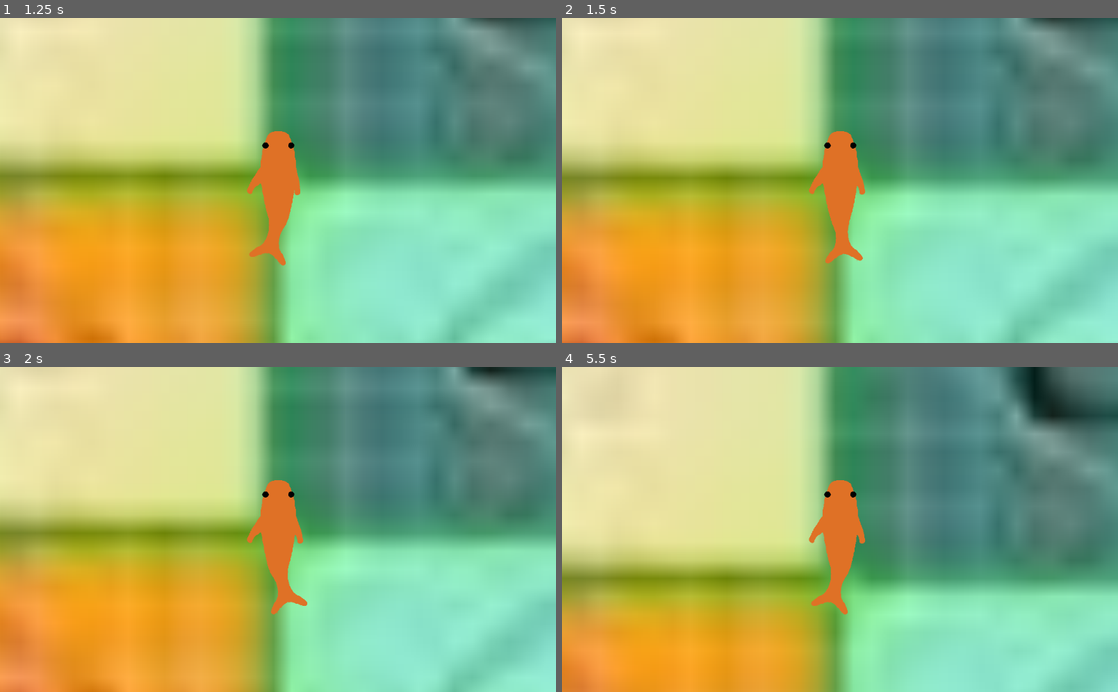
Above: before the commit, frames 1-4 (two rows, left to right).
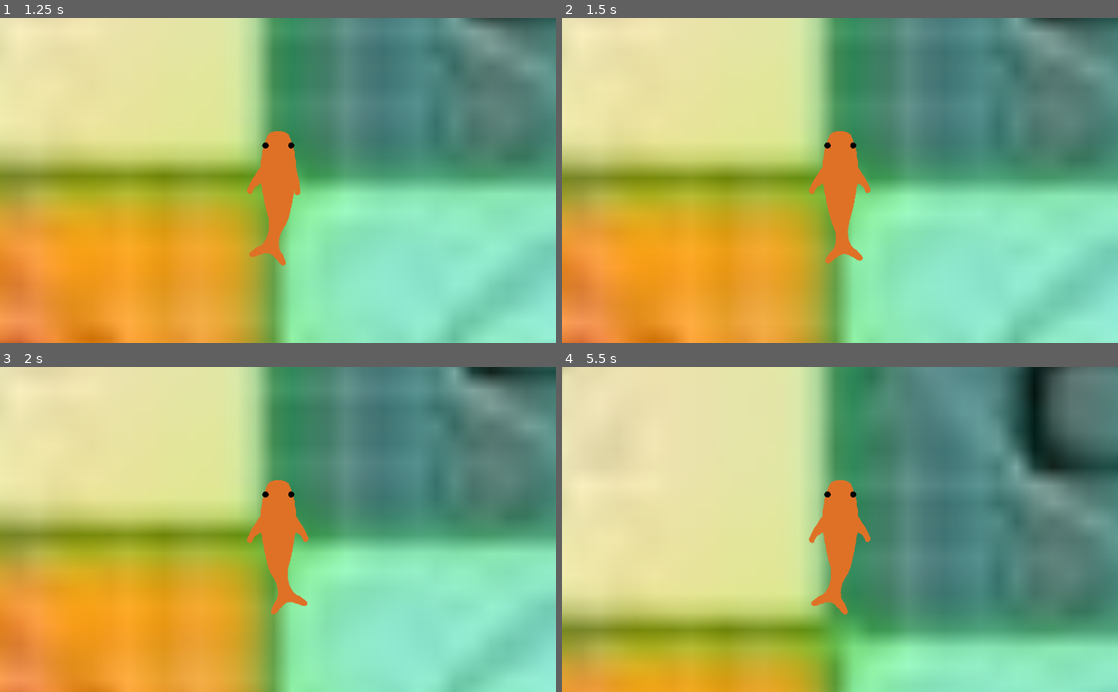
Above: after the commit, the same moments.

Repository: JordanLevy/LudumDare51
Game: Godot game, scene res://Scenes/Main.tscn
The game is run twice, just before and just after one commit, with the same random seed, the same clock (stepped at 60 frames per second) and the same inputs.
Inputs:
- Up to frame 1 (1.25 s): tap Enter at 0.5 s; hold W from 0.53 s (still down); tap Q at 0.6 s
- Up to frame 2 (1.5 s): tap Space at 1.25 s; release W at 1.28 s; tap O at 1.35 s
- Up to frame 3 (2 s): no input
- Up to frame 4 (5.5 s): hold W 2.03-3.53 s; tap one key every 0.75 s from 2.1 s: P Q O P Q

Frame 1 is identical in both runs. In frame 2, less than 0.1% of the frame differs, in the area x 53-56%, y 46-55%; in frame 3, less than 0.1%; in frame 4, 36%, in the area x 0-100%, y 0-100%.

Commit message:
3 AnimationPlayers > 1 AnimationTree

Diff:
--- a/Game/Scenes/FishMotion.gd
+++ b/Game/Scenes/FishMotion.gd
@@ -1,6 +1,8 @@
 extends RigidBody2D
 
-export(NodePath) onready var animation_player = get_node(animation_player) as AnimationPlayer
+export(NodePath) onready var anim_tail = get_node(anim_tail) as AnimationPlayer
+export(NodePath) onready var anim_lf = get_node(anim_lf) as AnimationPlayer
+export(NodePath) onready var anim_rf = get_node(anim_rf) as AnimationPlayer
 
 var controls_list : Array = [KEY_Q, KEY_W, KEY_O, KEY_P]
 var lf_key #left flipper
@@ -44,21 +46,21 @@
 
 func use_flipper(side):
 	if side == -1:
-		animation_player.play("FlipperLeft")
+		anim_lf.play("FlipperLeft")
 	elif side == 1:
-		animation_player.play("FlipperRight")
+		anim_rf.play("FlipperRight")
 
 func release_flipper(side):
 	if side == -1:
-		animation_player.play("FlipperLeftRelease")
+		anim_lf.play("FlipperLeftRelease")
 	elif side == 1:
-		animation_player.play("FlipperRightRelease")
+		anim_rf.play("FlipperRightRelease")
 
 func thrust(side):
 	if side == -1:
-		animation_player.play("TailLeft")
+		anim_tail.play("TailLeft")
 	elif side == 1:
-		animation_player.play("TailRight")
+		anim_tail.play("TailRight")
 	tail_side = side;
 	apply_impulse(Vector2.ZERO, -transform.y * 10)
 
@@ -88,10 +90,10 @@
 			release_flipper(1)
 			rf_down = false
 		if event.scancode == lt_key:
-			if rt_down:
+			if rt_down and tail_side == -1:
 				thrust(1)
 			lt_down = false
 		if event.scancode == rt_key:
-			if lt_down:
+			if lt_down and tail_side == 1:
 				thrust(-1)
 			rt_down = false
--- a/Game/Scenes/Main.tscn
+++ b/Game/Scenes/Main.tscn
@@ -376,6 +376,742 @@
 "values": [ 15.0, -15.0 ]
 }
 
+[sub_resource type="Animation" id=10]
+resource_name = "FlipperLeft"
+length = 0.2
+tracks/0/type = "value"
+tracks/0/path = NodePath("Torso/LFlipper:position")
+tracks/0/interp = 1
+tracks/0/loop_wrap = true
+tracks/0/imported = false
+tracks/0/enabled = true
+tracks/0/keys = {
+"times": PoolRealArray( 0, 0.2 ),
+"transitions": PoolRealArray( 1, 1 ),
+"update": 0,
+"values": [ Vector2( -100, 0 ), Vector2( -73, 0 ) ]
+}
+tracks/1/type = "value"
+tracks/1/path = NodePath("Torso/LFlipper:rotation_degrees")
+tracks/1/interp = 1
+tracks/1/loop_wrap = true
+tracks/1/imported = false
+tracks/1/enabled = true
+tracks/1/keys = {
+"times": PoolRealArray( 0, 0.2 ),
+"transitions": PoolRealArray( 1, 1 ),
+"update": 0,
+"values": [ 0.0, -20.0 ]
+}
+
+[sub_resource type="Animation" id=11]
+resource_name = "FlipperLeftRelease"
+length = 0.2
+tracks/0/type = "value"
+tracks/0/path = NodePath("Torso/LFlipper:position")
+tracks/0/interp = 1
+tracks/0/loop_wrap = true
+tracks/0/imported = false
+tracks/0/enabled = true
+tracks/0/keys = {
+"times": PoolRealArray( 0, 0.2 ),
+"transitions": PoolRealArray( 1, 1 ),
+"update": 0,
+"values": [ Vector2( -73, 0 ), Vector2( -100, 0 ) ]
+}
+tracks/1/type = "value"
+tracks/1/path = NodePath("Torso/LFlipper:rotation_degrees")
+tracks/1/interp = 1
+tracks/1/loop_wrap = true
+tracks/1/imported = false
+tracks/1/enabled = true
+tracks/1/keys = {
+"times": PoolRealArray( 0, 0.2 ),
+"transitions": PoolRealArray( 1, 1 ),
+"update": 0,
+"values": [ -20.0, 0.0 ]
+}
+
+[sub_resource type="Animation" id=12]
+resource_name = "FlipperRight"
+length = 0.2
+tracks/0/type = "value"
+tracks/0/path = NodePath("Torso/RFlipper:position")
+tracks/0/interp = 1
+tracks/0/loop_wrap = true
+tracks/0/imported = false
+tracks/0/enabled = true
+tracks/0/keys = {
+"times": PoolRealArray( 0, 0.2 ),
+"transitions": PoolRealArray( 1, 1 ),
+"update": 0,
+"values": [ Vector2( 105, 0 ), Vector2( 80, 0 ) ]
+}
+tracks/1/type = "value"
+tracks/1/path = NodePath("Torso/RFlipper:rotation_degrees")
+tracks/1/interp = 1
+tracks/1/loop_wrap = true
+tracks/1/imported = false
+tracks/1/enabled = true
+tracks/1/keys = {
+"times": PoolRealArray( 0, 0.2 ),
+"transitions": PoolRealArray( 1, 1 ),
+"update": 0,
+"values": [ 0.0, 20.0 ]
+}
+
+[sub_resource type="Animation" id=13]
+resource_name = "FlipperRightRelease"
+length = 0.2
+tracks/0/type = "value"
+tracks/0/path = NodePath("Torso/RFlipper:position")
+tracks/0/interp = 1
+tracks/0/loop_wrap = true
+tracks/0/imported = false
+tracks/0/enabled = true
+tracks/0/keys = {
+"times": PoolRealArray( 0, 0.2 ),
+"transitions": PoolRealArray( 1, 1 ),
+"update": 0,
+"values": [ Vector2( 80, 0 ), Vector2( 105, 0 ) ]
+}
+tracks/1/type = "value"
+tracks/1/path = NodePath("Torso/RFlipper:rotation_degrees")
+tracks/1/interp = 1
+tracks/1/loop_wrap = true
+tracks/1/imported = false
+tracks/1/enabled = true
+tracks/1/keys = {
+"times": PoolRealArray( 0, 0.2 ),
+"transitions": PoolRealArray( 1, 1 ),
+"update": 0,
+"values": [ 20.0, 0.0 ]
+}
+
+[sub_resource type="Animation" id=14]
+resource_name = "Idle"
+length = 0.2
+step = 0.8
+tracks/0/type = "value"
+tracks/0/path = NodePath("Torso/RFlipper:position")
+tracks/0/interp = 1
+tracks/0/loop_wrap = true
+tracks/0/imported = false
+tracks/0/enabled = true
+tracks/0/keys = {
+"times": PoolRealArray( 0 ),
+"transitions": PoolRealArray( 1 ),
+"update": 0,
+"values": [ Vector2( 105, 0 ) ]
+}
+tracks/1/type = "value"
+tracks/1/path = NodePath("Torso/RFlipper:rotation_degrees")
+tracks/1/interp = 1
+tracks/1/loop_wrap = true
+tracks/1/imported = false
+tracks/1/enabled = true
+tracks/1/keys = {
+"times": PoolRealArray( 0 ),
+"transitions": PoolRealArray( 1 ),
+"update": 0,
+"values": [ 0.0 ]
+}
+tracks/2/type = "value"
+tracks/2/path = NodePath("Torso/LFlipper:position")
+tracks/2/interp = 1
+tracks/2/loop_wrap = true
+tracks/2/imported = false
+tracks/2/enabled = true
+tracks/2/keys = {
+"times": PoolRealArray( 0 ),
+"transitions": PoolRealArray( 1 ),
+"update": 0,
+"values": [ Vector2( -100, 0 ) ]
+}
+tracks/3/type = "value"
+tracks/3/path = NodePath("Torso/LFlipper:rotation_degrees")
+tracks/3/interp = 1
+tracks/3/loop_wrap = true
+tracks/3/imported = false
+tracks/3/enabled = true
+tracks/3/keys = {
+"times": PoolRealArray( 0 ),
+"transitions": PoolRealArray( 1 ),
+"update": 0,
+"values": [ 0.0 ]
+}
+tracks/4/type = "value"
+tracks/4/path = NodePath("Torso/Tail:position")
+tracks/4/interp = 1
+tracks/4/loop_wrap = true
+tracks/4/imported = false
+tracks/4/enabled = true
+tracks/4/keys = {
+"times": PoolRealArray( 0 ),
+"transitions": PoolRealArray( 1 ),
+"update": 0,
+"values": [ Vector2( -20, 290 ) ]
+}
+tracks/5/type = "value"
+tracks/5/path = NodePath("Torso/Tail:rotation_degrees")
+tracks/5/interp = 1
+tracks/5/loop_wrap = true
+tracks/5/imported = false
+tracks/5/enabled = true
+tracks/5/keys = {
+"times": PoolRealArray( 0 ),
+"transitions": PoolRealArray( 1 ),
+"update": 0,
+"values": [ 15.0 ]
+}
+tracks/6/type = "value"
+tracks/6/path = NodePath("Torso:position")
+tracks/6/interp = 1
+tracks/6/loop_wrap = true
+tracks/6/imported = false
+tracks/6/enabled = true
+tracks/6/keys = {
+"times": PoolRealArray( 0 ),
+"transitions": PoolRealArray( 1 ),
+"update": 0,
+"values": [ Vector2( 0, 0 ) ]
+}
+tracks/7/type = "value"
+tracks/7/path = NodePath("Torso:rotation_degrees")
+tracks/7/interp = 1
+tracks/7/loop_wrap = true
+tracks/7/imported = false
+tracks/7/enabled = true
+tracks/7/keys = {
+"times": PoolRealArray( 0 ),
+"transitions": PoolRealArray( 1 ),
+"update": 0,
+"values": [ 0.0 ]
+}
+
+[sub_resource type="Animation" id=15]
+length = 0.001
+tracks/0/type = "value"
+tracks/0/path = NodePath("Torso/RFlipper:position")
+tracks/0/interp = 1
+tracks/0/loop_wrap = true
+tracks/0/imported = false
+tracks/0/enabled = true
+tracks/0/keys = {
+"times": PoolRealArray( 0 ),
+"transitions": PoolRealArray( 1 ),
+"update": 0,
+"values": [ Vector2( 105, 0 ) ]
+}
+tracks/1/type = "value"
+tracks/1/path = NodePath("Torso/RFlipper:rotation_degrees")
+tracks/1/interp = 1
+tracks/1/loop_wrap = true
+tracks/1/imported = false
+tracks/1/enabled = true
+tracks/1/keys = {
+"times": PoolRealArray( 0 ),
+"transitions": PoolRealArray( 1 ),
+"update": 0,
+"values": [ 0.0 ]
+}
+tracks/2/type = "value"
+tracks/2/path = NodePath("Torso/LFlipper:position")
+tracks/2/interp = 1
+tracks/2/loop_wrap = true
+tracks/2/imported = false
+tracks/2/enabled = true
+tracks/2/keys = {
+"times": PoolRealArray( 0 ),
+"transitions": PoolRealArray( 1 ),
+"update": 0,
+"values": [ Vector2( -100, 0 ) ]
+}
+tracks/3/type = "value"
+tracks/3/path = NodePath("Torso/LFlipper:rotation_degrees")
+tracks/3/interp = 1
+tracks/3/loop_wrap = true
+tracks/3/imported = false
+tracks/3/enabled = true
+tracks/3/keys = {
+"times": PoolRealArray( 0 ),
+"transitions": PoolRealArray( 1 ),
+"update": 0,
+"values": [ 0.0 ]
+}
+tracks/4/type = "value"
+tracks/4/path = NodePath("Torso/Tail:position")
+tracks/4/interp = 1
+tracks/4/loop_wrap = true
+tracks/4/imported = false
+tracks/4/enabled = true
+tracks/4/keys = {
+"times": PoolRealArray( 0 ),
+"transitions": PoolRealArray( 1 ),
+"update": 0,
+"values": [ Vector2( 0, 290 ) ]
+}
+tracks/5/type = "value"
+tracks/5/path = NodePath("Torso/Tail:rotation_degrees")
+tracks/5/interp = 1
+tracks/5/loop_wrap = true
+tracks/5/imported = false
+tracks/5/enabled = true
+tracks/5/keys = {
+"times": PoolRealArray( 0 ),
+"transitions": PoolRealArray( 1 ),
+"update": 0,
+"values": [ 0.0 ]
+}
+tracks/6/type = "value"
+tracks/6/path = NodePath("Torso:position")
+tracks/6/interp = 1
+tracks/6/loop_wrap = true
+tracks/6/imported = false
+tracks/6/enabled = true
+tracks/6/keys = {
+"times": PoolRealArray( 0 ),
+"transitions": PoolRealArray( 1 ),
+"update": 0,
+"values": [ Vector2( 474, 255 ) ]
+}
+tracks/7/type = "value"
+tracks/7/path = NodePath("Torso:rotation_degrees")
+tracks/7/interp = 1
+tracks/7/loop_wrap = true
+tracks/7/imported = false
+tracks/7/enabled = true
+tracks/7/keys = {
+"times": PoolRealArray( 0 ),
+"transitions": PoolRealArray( 1 ),
+"update": 0,
+"values": [ 0.0 ]
+}
+
+[sub_resource type="Animation" id=16]
+resource_name = "TailLeft"
+length = 0.2
+tracks/0/type = "value"
+tracks/0/path = NodePath("Torso/Tail:position")
+tracks/0/interp = 1
+tracks/0/loop_wrap = true
+tracks/0/imported = false
+tracks/0/enabled = true
+tracks/0/keys = {
+"times": PoolRealArray( 0, 0.2 ),
+"transitions": PoolRealArray( 1, 1 ),
+"update": 0,
+"values": [ Vector2( 23, 290 ), Vector2( -20, 290 ) ]
+}
+tracks/1/type = "value"
+tracks/1/path = NodePath("Torso/Tail:rotation_degrees")
+tracks/1/interp = 1
+tracks/1/loop_wrap = true
+tracks/1/imported = false
+tracks/1/enabled = true
+tracks/1/keys = {
+"times": PoolRealArray( 0, 0.2 ),
+"transitions": PoolRealArray( 1, 1 ),
+"update": 0,
+"values": [ -15.0, 15.0 ]
+}
+
+[sub_resource type="Animation" id=17]
+resource_name = "TailRight"
+length = 0.2
+tracks/0/type = "value"
+tracks/0/path = NodePath("Torso/Tail:position")
+tracks/0/interp = 1
+tracks/0/loop_wrap = true
+tracks/0/imported = false
+tracks/0/enabled = true
+tracks/0/keys = {
+"times": PoolRealArray( 0, 0.2 ),
+"transitions": PoolRealArray( 1, 1 ),
+"update": 0,
+"values": [ Vector2( -20, 290 ), Vector2( 23, 290 ) ]
+}
+tracks/1/type = "value"
+tracks/1/path = NodePath("Torso/Tail:rotation_degrees")
+tracks/1/interp = 1
+tracks/1/loop_wrap = true
+tracks/1/imported = false
+tracks/1/enabled = true
+tracks/1/keys = {
+"times": PoolRealArray( 0, 0.2 ),
+"transitions": PoolRealArray( 1, 1 ),
+"update": 0,
+"values": [ 15.0, -15.0 ]
+}
+
+[sub_resource type="Animation" id=18]
+resource_name = "FlipperLeft"
+length = 0.2
+tracks/0/type = "value"
+tracks/0/path = NodePath("Torso/LFlipper:position")
+tracks/0/interp = 1
+tracks/0/loop_wrap = true
+tracks/0/imported = false
+tracks/0/enabled = true
+tracks/0/keys = {
+"times": PoolRealArray( 0, 0.2 ),
+"transitions": PoolRealArray( 1, 1 ),
+"update": 0,
+"values": [ Vector2( -100, 0 ), Vector2( -73, 0 ) ]
+}
+tracks/1/type = "value"
+tracks/1/path = NodePath("Torso/LFlipper:rotation_degrees")
+tracks/1/interp = 1
+tracks/1/loop_wrap = true
+tracks/1/imported = false
+tracks/1/enabled = true
+tracks/1/keys = {
+"times": PoolRealArray( 0, 0.2 ),
+"transitions": PoolRealArray( 1, 1 ),
+"update": 0,
+"values": [ 0.0, -20.0 ]
+}
+
+[sub_resource type="Animation" id=19]
+resource_name = "FlipperLeftRelease"
+length = 0.2
+tracks/0/type = "value"
+tracks/0/path = NodePath("Torso/LFlipper:position")
+tracks/0/interp = 1
+tracks/0/loop_wrap = true
+tracks/0/imported = false
+tracks/0/enabled = true
+tracks/0/keys = {
+"times": PoolRealArray( 0, 0.2 ),
+"transitions": PoolRealArray( 1, 1 ),
+"update": 0,
+"values": [ Vector2( -73, 0 ), Vector2( -100, 0 ) ]
+}
+tracks/1/type = "value"
+tracks/1/path = NodePath("Torso/LFlipper:rotation_degrees")
+tracks/1/interp = 1
+tracks/1/loop_wrap = true
+tracks/1/imported = false
+tracks/1/enabled = true
+tracks/1/keys = {
+"times": PoolRealArray( 0, 0.2 ),
+"transitions": PoolRealArray( 1, 1 ),
+"update": 0,
+"values": [ -20.0, 0.0 ]
+}
+
+[sub_resource type="Animation" id=20]
+resource_name = "FlipperRight"
+length = 0.2
+tracks/0/type = "value"
+tracks/0/path = NodePath("Torso/RFlipper:position")
+tracks/0/interp = 1
+tracks/0/loop_wrap = true
+tracks/0/imported = false
+tracks/0/enabled = true
+tracks/0/keys = {
+"times": PoolRealArray( 0, 0.2 ),
+"transitions": PoolRealArray( 1, 1 ),
+"update": 0,
+"values": [ Vector2( 105, 0 ), Vector2( 80, 0 ) ]
+}
+tracks/1/type = "value"
+tracks/1/path = NodePath("Torso/RFlipper:rotation_degrees")
+tracks/1/interp = 1
+tracks/1/loop_wrap = true
+tracks/1/imported = false
+tracks/1/enabled = true
+tracks/1/keys = {
+"times": PoolRealArray( 0, 0.2 ),
+"transitions": PoolRealArray( 1, 1 ),
+"update": 0,
+"values": [ 0.0, 20.0 ]
+}
+
+[sub_resource type="Animation" id=21]
+resource_name = "FlipperRightRelease"
+length = 0.2
+tracks/0/type = "value"
+tracks/0/path = NodePath("Torso/RFlipper:position")
+tracks/0/interp = 1
+tracks/0/loop_wrap = true
+tracks/0/imported = false
+tracks/0/enabled = true
+tracks/0/keys = {
+"times": PoolRealArray( 0, 0.2 ),
+"transitions": PoolRealArray( 1, 1 ),
+"update": 0,
+"values": [ Vector2( 80, 0 ), Vector2( 105, 0 ) ]
+}
+tracks/1/type = "value"
+tracks/1/path = NodePath("Torso/RFlipper:rotation_degrees")
+tracks/1/interp = 1
+tracks/1/loop_wrap = true
+tracks/1/imported = false
+tracks/1/enabled = true
+tracks/1/keys = {
+"times": PoolRealArray( 0, 0.2 ),
+"transitions": PoolRealArray( 1, 1 ),
+"update": 0,
+"values": [ 20.0, 0.0 ]
+}
+
+[sub_resource type="Animation" id=22]
+resource_name = "Idle"
+length = 0.2
+step = 0.8
+tracks/0/type = "value"
+tracks/0/path = NodePath("Torso/RFlipper:position")
+tracks/0/interp = 1
+tracks/0/loop_wrap = true
+tracks/0/imported = false
+tracks/0/enabled = true
+tracks/0/keys = {
+"times": PoolRealArray( 0 ),
+"transitions": PoolRealArray( 1 ),
+"update": 0,
+"values": [ Vector2( 105, 0 ) ]
+}
+tracks/1/type = "value"
+tracks/1/path = NodePath("Torso/RFlipper:rotation_degrees")
+tracks/1/interp = 1
+tracks/1/loop_wrap = true
+tracks/1/imported = false
+tracks/1/enabled = true
+tracks/1/keys = {
+"times": PoolRealArray( 0 ),
+"transitions": PoolRealArray( 1 ),
+"update": 0,
+"values": [ 0.0 ]
+}
+tracks/2/type = "value"
+tracks/2/path = NodePath("Torso/LFlipper:position")
+tracks/2/interp = 1
+tracks/2/loop_wrap = true
+tracks/2/imported = false
+tracks/2/enabled = true
+tracks/2/keys = {
+"times": PoolRealArray( 0 ),
+"transitions": PoolRealArray( 1 ),
+"update": 0,
+"values": [ Vector2( -100, 0 ) ]
+}
+tracks/3/type = "value"
+tracks/3/path = NodePath("Torso/LFlipper:rotation_degrees")
+tracks/3/interp = 1
+tracks/3/loop_wrap = true
+tracks/3/imported = false
+tracks/3/enabled = true
+tracks/3/keys = {
+"times": PoolRealArray( 0 ),
+"transitions": PoolRealArray( 1 ),
+"update": 0,
+"values": [ 0.0 ]
+}
+tracks/4/type = "value"
+tracks/4/path = NodePath("Torso/Tail:position")
+tracks/4/interp = 1
+tracks/4/loop_wrap = true
+tracks/4/imported = false
+tracks/4/enabled = true
+tracks/4/keys = {
+"times": PoolRealArray( 0 ),
+"transitions": PoolRealArray( 1 ),
+"update": 0,
+"values": [ Vector2( -20, 290 ) ]
+}
+tracks/5/type = "value"
+tracks/5/path = NodePath("Torso/Tail:rotation_degrees")
+tracks/5/interp = 1
+tracks/5/loop_wrap = true
+tracks/5/imported = false
+tracks/5/enabled = true
+tracks/5/keys = {
+"times": PoolRealArray( 0 ),
+"transitions": PoolRealArray( 1 ),
+"update": 0,
+"values": [ 15.0 ]
+}
+tracks/6/type = "value"
+tracks/6/path = NodePath("Torso:position")
+tracks/6/interp = 1
+tracks/6/loop_wrap = true
+tracks/6/imported = false
+tracks/6/enabled = true
+tracks/6/keys = {
+"times": PoolRealArray( 0 ),
+"transitions": PoolRealArray( 1 ),
+"update": 0,
+"values": [ Vector2( 0, 0 ) ]
+}
+tracks/7/type = "value"
+tracks/7/path = NodePath("Torso:rotation_degrees")
+tracks/7/interp = 1
+tracks/7/loop_wrap = true
+tracks/7/imported = false
+tracks/7/enabled = true
+tracks/7/keys = {
+"times": PoolRealArray( 0 ),
+"transitions": PoolRealArray( 1 ),
+"update": 0,
+"values": [ 0.0 ]
+}
+
+[sub_resource type="Animation" id=23]
+length = 0.001
+tracks/0/type = "value"
+tracks/0/path = NodePath("Torso/RFlipper:position")
+tracks/0/interp = 1
+tracks/0/loop_wrap = true
+tracks/0/imported = false
+tracks/0/enabled = true
+tracks/0/keys = {
+"times": PoolRealArray( 0 ),
+"transitions": PoolRealArray( 1 ),
+"update": 0,
+"values": [ Vector2( 105, 0 ) ]
+}
+tracks/1/type = "value"
+tracks/1/path = NodePath("Torso/RFlipper:rotation_degrees")
+tracks/1/interp = 1
+tracks/1/loop_wrap = true
+tracks/1/imported = false
+tracks/1/enabled = true
+tracks/1/keys = {
+"times": PoolRealArray( 0 ),
+"transitions": PoolRealArray( 1 ),
+"update": 0,
+"values": [ 0.0 ]
+}
+tracks/2/type = "value"
+tracks/2/path = NodePath("Torso/LFlipper:position")
+tracks/2/interp = 1
+tracks/2/loop_wrap = true
+tracks/2/imported = false
+tracks/2/enabled = true
+tracks/2/keys = {
+"times": PoolRealArray( 0 ),
+"transitions": PoolRealArray( 1 ),
+"update": 0,
+"values": [ Vector2( -100, 0 ) ]
+}
+tracks/3/type = "value"
+tracks/3/path = NodePath("Torso/LFlipper:rotation_degrees")
+tracks/3/interp = 1
+tracks/3/loop_wrap = true
+tracks/3/imported = false
+tracks/3/enabled = true
+tracks/3/keys = {
+"times": PoolRealArray( 0 ),
+"transitions": PoolRealArray( 1 ),
+"update": 0,
+"values": [ 0.0 ]
+}
+tracks/4/type = "value"
+tracks/4/path = NodePath("Torso/Tail:position")
+tracks/4/interp = 1
+tracks/4/loop_wrap = true
+tracks/4/imported = false
+tracks/4/enabled = true
+tracks/4/keys = {
+"times": PoolRealArray( 0 ),
+"transitions": PoolRealArray( 1 ),
+"update": 0,
+"values": [ Vector2( 0, 290 ) ]
+}
+tracks/5/type = "value"
+tracks/5/path = NodePath("Torso/Tail:rotation_degrees")
+tracks/5/interp = 1
+tracks/5/loop_wrap = true
+tracks/5/imported = false
+tracks/5/enabled = true
+tracks/5/keys = {
+"times": PoolRealArray( 0 ),
+"transitions": PoolRealArray( 1 ),
+"update": 0,
+"values": [ 0.0 ]
+}
+tracks/6/type = "value"
+tracks/6/path = NodePath("Torso:position")
+tracks/6/interp = 1
+tracks/6/loop_wrap = true
+tracks/6/imported = false
+tracks/6/enabled = true
+tracks/6/keys = {
+"times": PoolRealArray( 0 ),
+"transitions": PoolRealArray( 1 ),
+"update": 0,
+"values": [ Vector2( 474, 255 ) ]
+}
+tracks/7/type = "value"
+tracks/7/path = NodePath("Torso:rotation_degrees")
+tracks/7/interp = 1
+tracks/7/loop_wrap = true
+tracks/7/imported = false
+tracks/7/enabled = true
+tracks/7/keys = {
+"times": PoolRealArray( 0 ),
+"transitions": PoolRealArray( 1 ),
+"update": 0,
+"values": [ 0.0 ]
+}
+
+[sub_resource type="Animation" id=24]
+resource_name = "TailLeft"
+length = 0.2
+tracks/0/type = "value"
+tracks/0/path = NodePath("Torso/Tail:position")
+tracks/0/interp = 1
+tracks/0/loop_wrap = true
+tracks/0/imported = false
+tracks/0/enabled = true
+tracks/0/keys = {
+"times": PoolRealArray( 0, 0.2 ),
+"transitions": PoolRealArray( 1, 1 ),
+"update": 0,
+"values": [ Vector2( 23, 290 ), Vector2( -20, 290 ) ]
+}
+tracks/1/type = "value"
+tracks/1/path = NodePath("Torso/Tail:rotation_degrees")
+tracks/1/interp = 1
+tracks/1/loop_wrap = true
+tracks/1/imported = false
+tracks/1/enabled = true
+tracks/1/keys = {
+"times": PoolRealArray( 0, 0.2 ),
+"transitions": PoolRealArray( 1, 1 ),
+"update": 0,
+"values": [ -15.0, 15.0 ]
+}
+
+[sub_resource type="Animation" id=25]
+resource_name = "TailRight"
+length = 0.2
+tracks/0/type = "value"
+tracks/0/path = NodePath("Torso/Tail:position")
+tracks/0/interp = 1
+tracks/0/loop_wrap = true
+tracks/0/imported = false
+tracks/0/enabled = true
+tracks/0/keys = {
+"times": PoolRealArray( 0, 0.2 ),
+"transitions": PoolRealArray( 1, 1 ),
+"update": 0,
+"values": [ Vector2( -20, 290 ), Vector2( 23, 290 ) ]
+}
+tracks/1/type = "value"
+tracks/1/path = NodePath("Torso/Tail:rotation_degrees")
+tracks/1/interp = 1
+tracks/1/loop_wrap = true
+tracks/1/imported = false
+tracks/1/enabled = true
+tracks/1/keys = {
+"times": PoolRealArray( 0, 0.2 ),
+"transitions": PoolRealArray( 1, 1 ),
+"update": 0,
+"values": [ 15.0, -15.0 ]
+}
+
 [node name="Main" type="Node2D"]
 
 [node name="ParallaxBackground" type="ParallaxBackground" parent="."]
@@ -391,9 +1127,11 @@
 mass = 0.102041
 gravity_scale = 0.0
 can_sleep = false
-linear_damp = 1.0
+linear_damp = 0.3
 script = ExtResource( 1 )
-animation_player = NodePath("FishRig/AnimationPlayer")
+anim_tail = NodePath("FishRig/AnimationPlayerTail")
+anim_lf = NodePath("FishRig/AnimationPlayerLF")
+anim_rf = NodePath("FishRig/AnimationPlayerRF")
 
 [node name="FishCollider" type="CollisionShape2D" parent="FishRigidBody"]
 shape = SubResource( 7 )
@@ -424,7 +1162,7 @@
 region_enabled = true
 region_rect = Rect2( 83, 179, 215, 330 )
 
-[node name="AnimationPlayer" type="AnimationPlayer" parent="FishRigidBody/FishRig"]
+[node name="AnimationPlayerTail" type="AnimationPlayer" parent="FishRigidBody/FishRig"]
 autoplay = "Idle"
 anims/FlipperLeft = SubResource( 1 )
 anims/FlipperLeftRelease = SubResource( 8 )
@@ -435,6 +1173,28 @@
 anims/TailLeft = SubResource( 5 )
 anims/TailRight = SubResource( 6 )
 
+[node name="AnimationPlayerLF" type="AnimationPlayer" parent="FishRigidBody/FishRig"]
+autoplay = "Idle"
+anims/FlipperLeft = SubResource( 10 )
+anims/FlipperLeftRelease = SubResource( 11 )
+anims/FlipperRight = SubResource( 12 )
+anims/FlipperRightRelease = SubResource( 13 )
+anims/Idle = SubResource( 14 )
+anims/RESET = SubResource( 15 )
+anims/TailLeft = SubResource( 16 )
+anims/TailRight = SubResource( 17 )
+
+[node name="AnimationPlayerRF" type="AnimationPlayer" parent="FishRigidBody/FishRig"]
+autoplay = "Idle"
+anims/FlipperLeft = SubResource( 18 )
+anims/FlipperLeftRelease = SubResource( 19 )
+anims/FlipperRight = SubResource( 20 )
+anims/FlipperRightRelease = SubResource( 21 )
+anims/Idle = SubResource( 22 )
+anims/RESET = SubResource( 23 )
+anims/TailLeft = SubResource( 24 )
+anims/TailRight = SubResource( 25 )
+
 [node name="Camera2D" type="Camera2D" parent="FishRigidBody"]
 current = true
 zoom = Vector2( 3, 3 )
Not shown: 1 places in Game/Scenes/Main.tscn that only renumber resources
